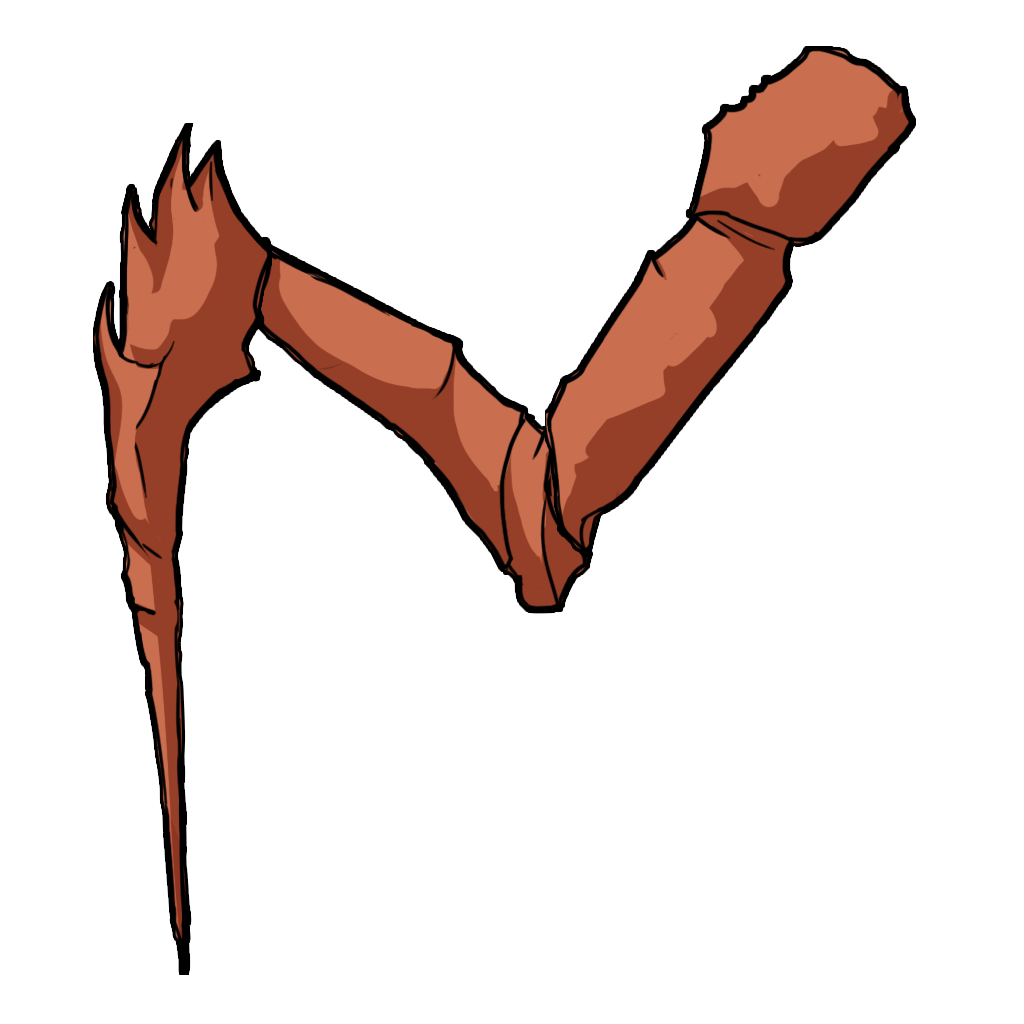
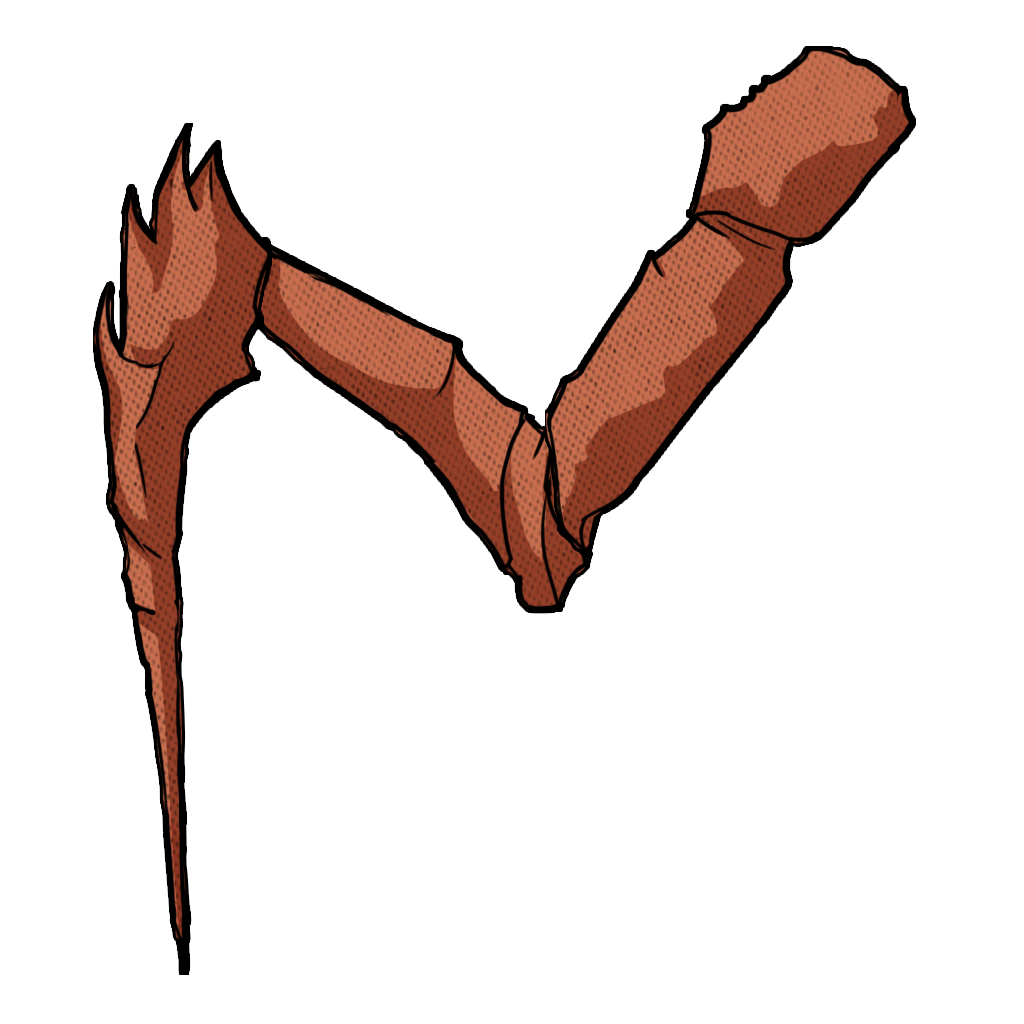
Layered file, before and after one edit (1024×1024). Changes by layer:
painted on "upp" over 545, 50, 909, 550
painted on "fream" over 94, 140, 268, 939
painted on "Melan" over 197, 226, 644, 607
